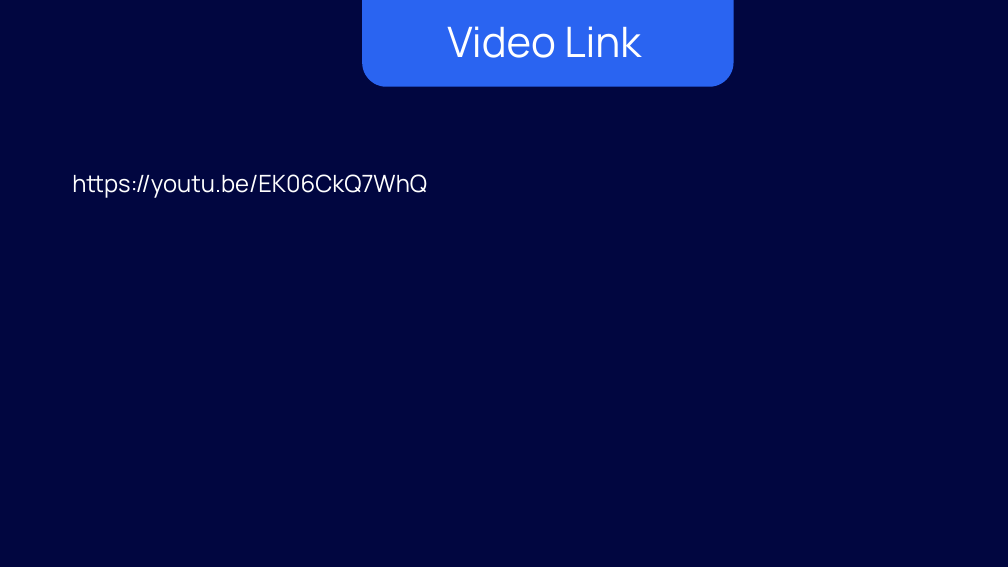
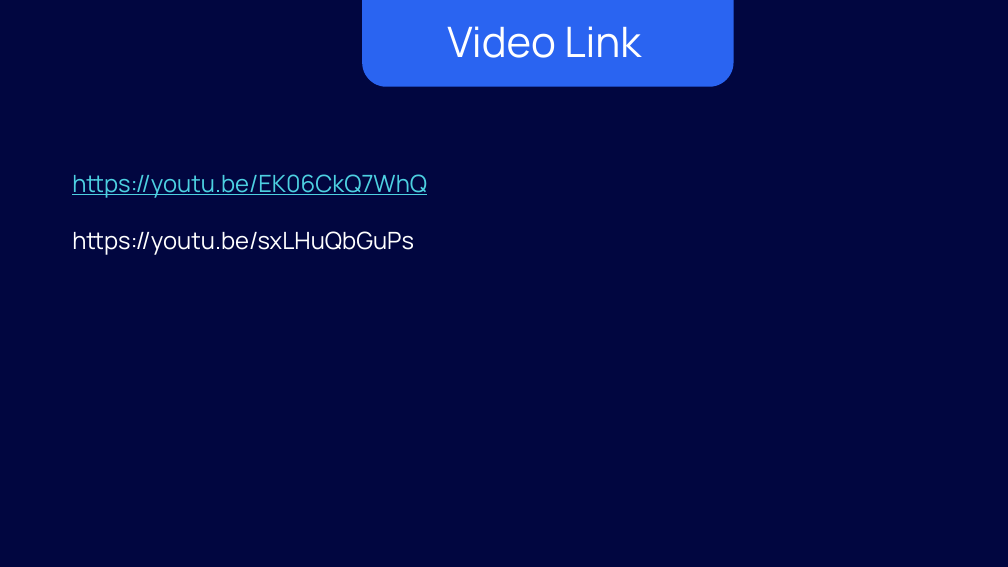
Before and after one commit to sbelidhe07/farmernest, a slide deck: slide 11 of Farmernest Portal Presentation.pptx. Drawn at 1008x567 pixels with LibreOffice and Linux fonts; fonts in the diff are those of the drawing. Boxes give left, top, right and bottom in pixels: in the first picture for what was removed or moved away, otherwise in the second. Text is boxed around its words. In the diff, an @@ line names an element or a change of style, - is before the commit and + after.

```diff
--- a/Farmernest Portal Presentation.pptx
+++ b/Farmernest Portal Presentation.pptx
@@ text at [72, 174, 427, 198]: text colour #FFFFFF to #4DD0E1, underline on in "https://youtu.be/EK06CkQ7WhQ" @@
@@ text at [72, 231, 414, 255]: paragraph added @@
+https://youtu.be/sxLHuQbGuPs
```
Also in this commit, not shown: 1 other slide changed.
